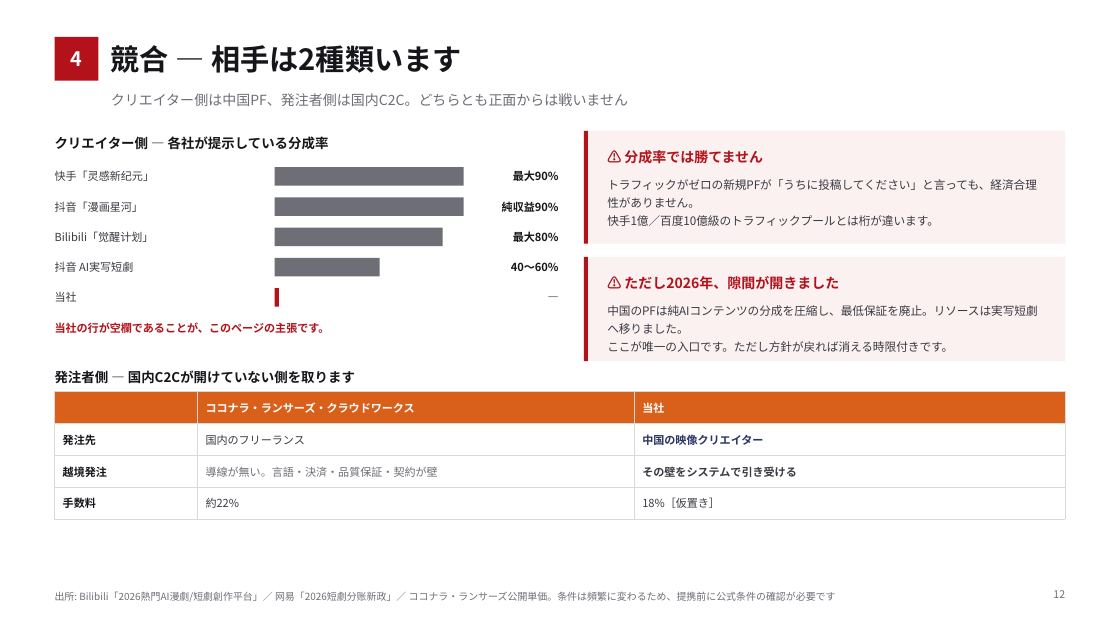
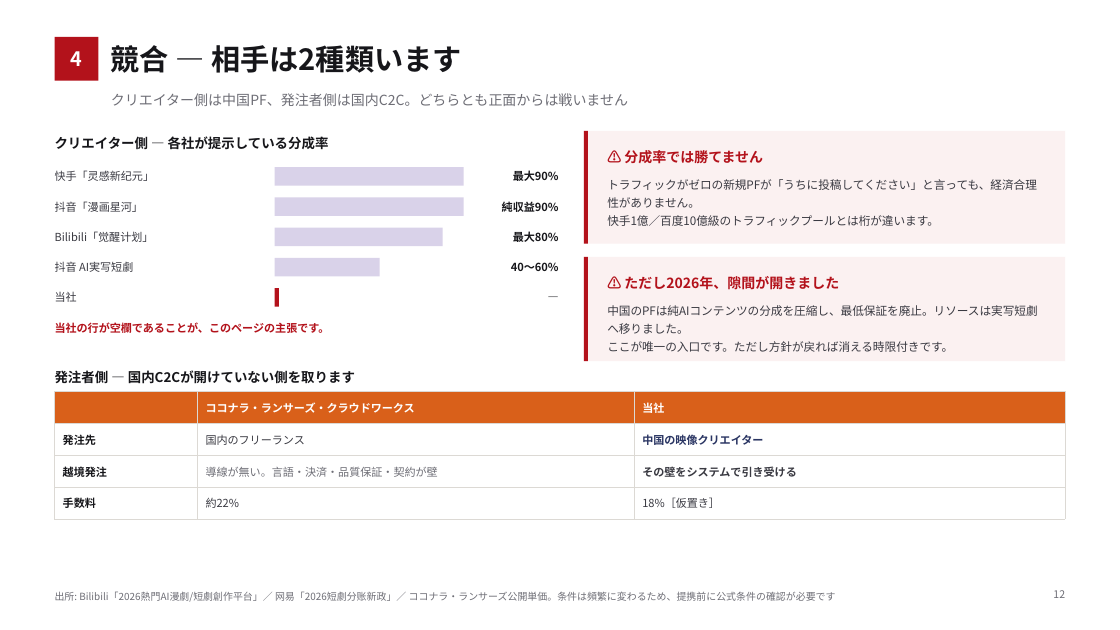
Before and after one commit to bpn333333/test, a slide deck: slide 13 of 投資家向け企画書.pptx. Drawn at 1120x630 pixels with LibreOffice and Linux fonts; fonts in the diff are those of the drawing. Boxes give left, top, right and bottom in pixels: in the first picture for what was removed or moved away, otherwise in the second. Text is boxed around its words. In the diff, an @@ line names an element or a change of style, - is before the commit and + after.

```diff
--- a/投資家向け企画書.pptx
+++ b/投資家向け企画書.pptx
@@ fill #6E6E76 to #D9D2E9 in 4 elements at [275,167,464,186], [275,197,464,216], [275,228,443,246], [275,258,380,276] @@
```
Also in this commit, not shown: 19 other slides changed, 3 other files.
